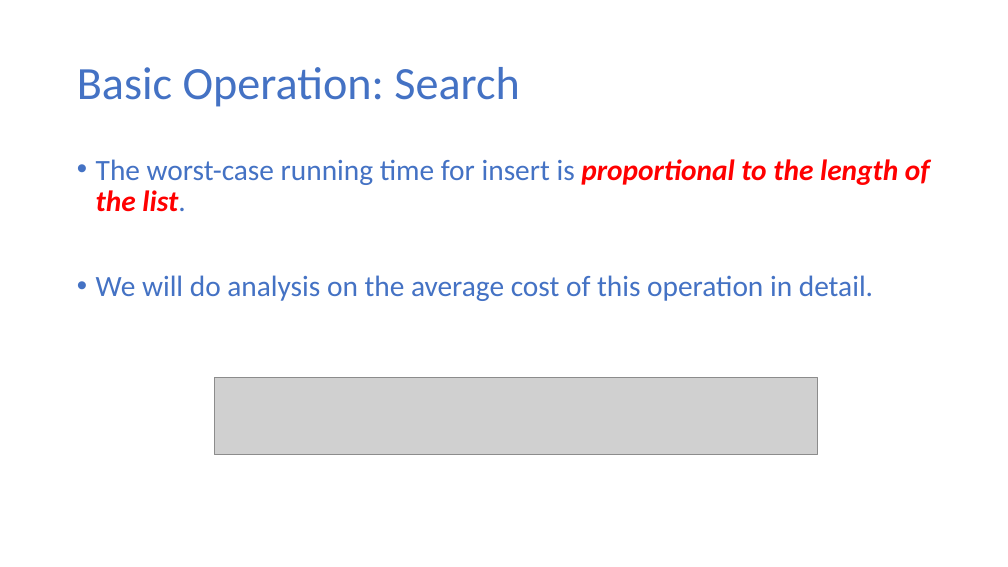
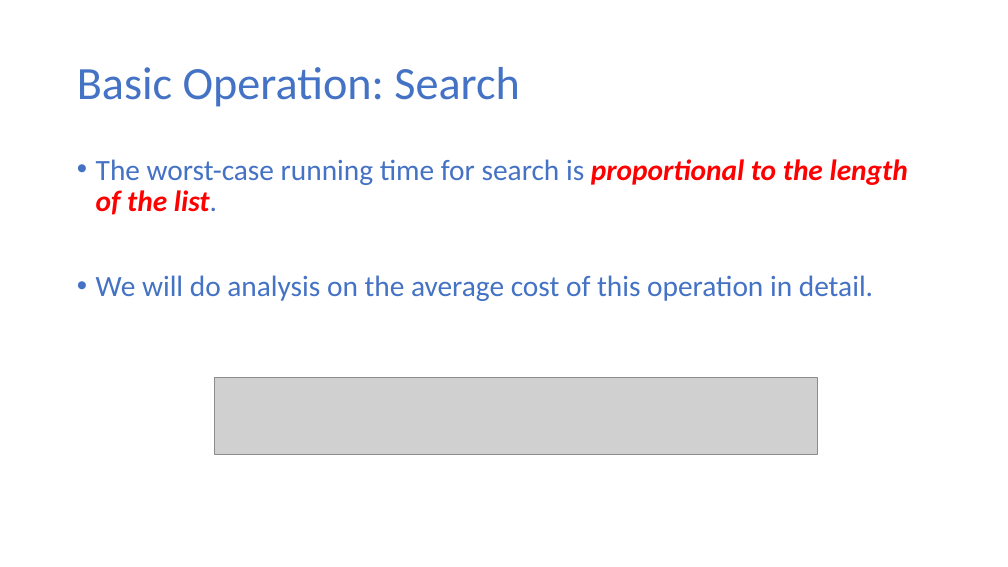
Before and after one commit to ekkapotc/EA2021, a slide deck: slide 13 of Slides/Lecture 4.pptx. Drawn at 1008x567 pixels with LibreOffice and Linux fonts; fonts in the diff are those of the drawing; grey boxes stand for pictures. Boxes give left, top, right and bottom in pixels: in the first picture for what was removed or moved away, otherwise in the second. Text is boxed around its words. In the diff, an @@ line names an element or a change of style, - is before the commit and + after.

```diff
--- a/Slides/Lecture 4.pptx
+++ b/Slides/Lecture 4.pptx
@@ text at (x1=96, y1=159, x2=908, y2=215): text changed @@
-• The worst-case running time for insert is proportional to the length of the list.
+• The worst-case running time for search is proportional to the length of the list.
```
Also in this commit, not shown: 9 other files.
